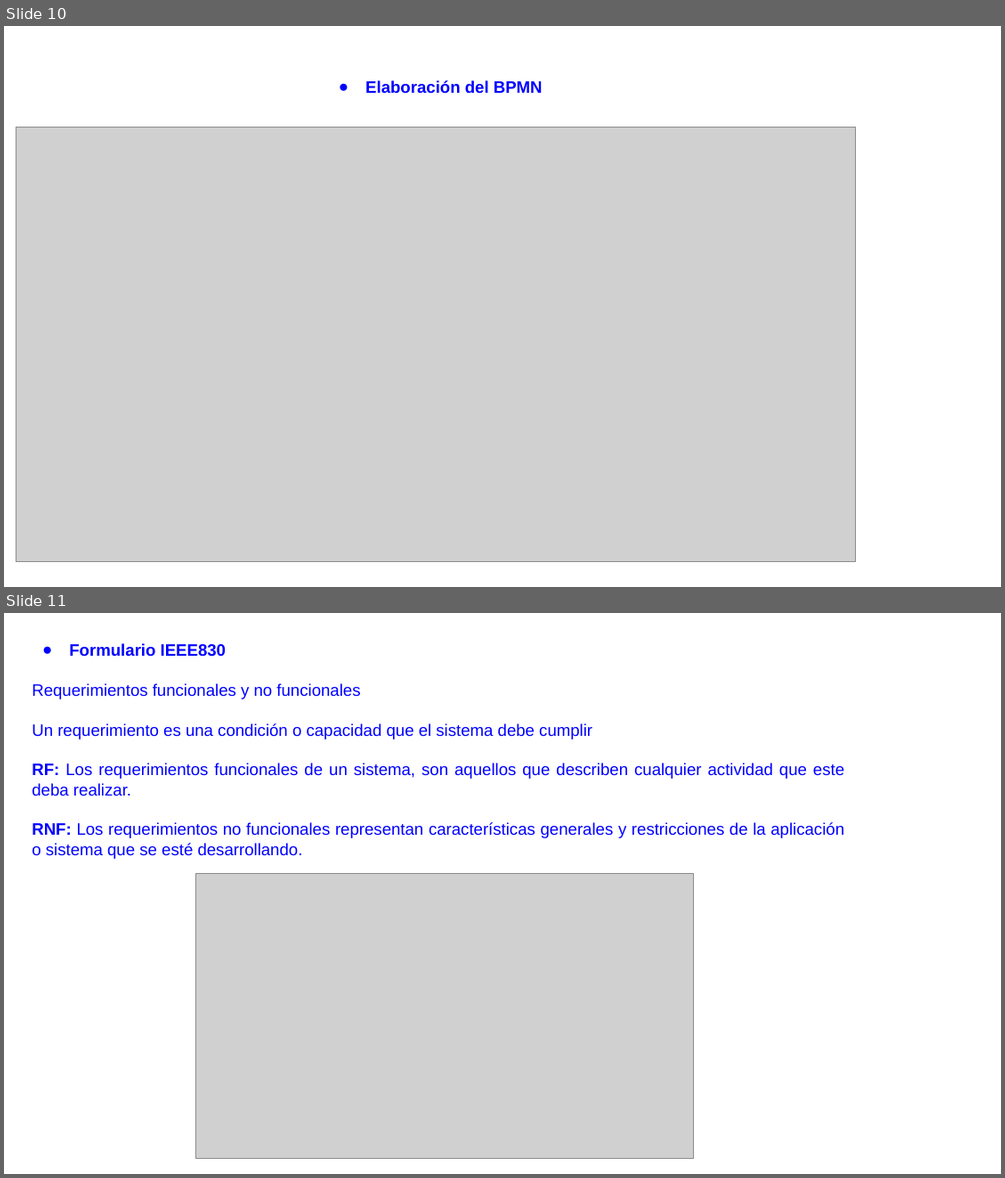
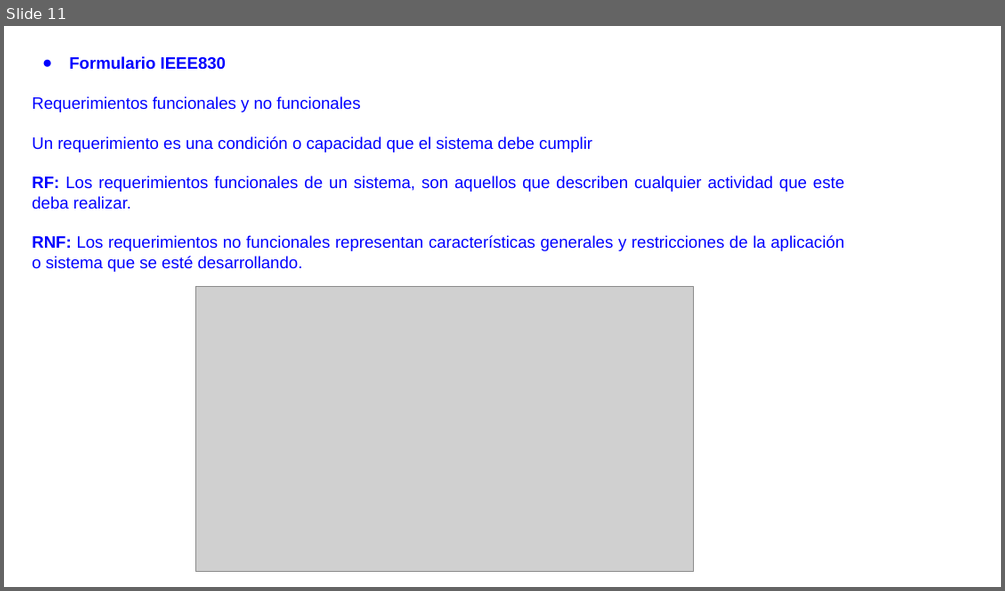
Before and after one commit to Stevenpc82/SOD-NiceJeans, a slide deck: 1.Presentacion de proyecto/PRESENTACION_AVANCES_PROYECTO.pptx. Shown one above the other, each under a label of ours: slides 10 and 11 before the commit, slide 11 after it. The pictures are 1005x1178 and 1005x591 pixels, drawn with LibreOffice and Linux fonts; fonts in the diff are those of the drawing; grey boxes stand for pictures; background and template pictures are left out. Boxes give left, top, right and bottom in pixels: in the first picture for what was removed or moved away, otherwise in the second. Text is boxed around its words. In the diff, an @@ line names an element or a change of style, - is before the commit and + after.

```diff
--- a/1.Presentacion de proyecto/PRESENTACION_AVANCES_PROYECTO.pptx
+++ b/1.Presentacion de proyecto/PRESENTACION_AVANCES_PROYECTO.pptx
@@ slide 10 removed at bbox=[4, 26, 1001, 587], background picture (left out) @@
@@ text removed at bbox=[365, 80, 542, 94] @@
-● Elaboración del BPMN
@@ picture removed at bbox=[16, 127, 855, 562] @@
```
Also in this commit, not shown: 3 slides changed, 4 slides added, 2 other slides removed, 1 other file.
